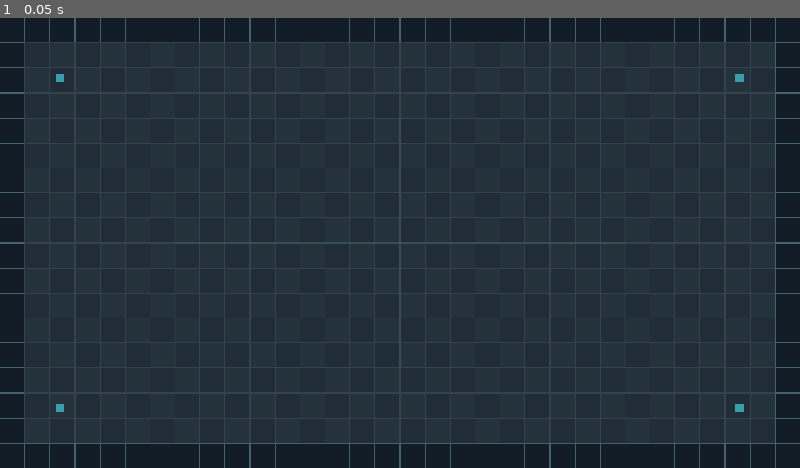
Above: before the commit, frame 1.
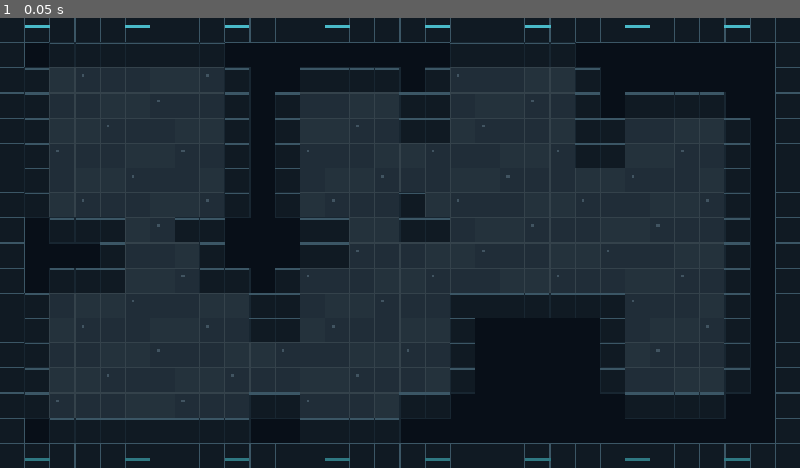
Above: after the commit, the same moment.

Repository: SyxTun9/Game_2D
Game: Godot game, scene res://scenes/map.tscn
Same seed, same stepped clock (60 frames per second), same inputs: the game is played once before the commit and once after it. This scene is started directly instead of the project's main scene.
Inputs:
- Up to frame 1 (0.05 s): no input

The runs differ from the first frame. In frame 1, 30% of the frame differs, in the area x 3-97%, y 1-99%.

Commit message:
implementing the BSP algorithm

Diff:
--- a/scenes/map.tscn
+++ b/scenes/map.tscn
@@ -1,6 +1,6 @@
 [gd_scene load_steps=4 format=3]
 
-[ext_resource type="Script" path="res://scripts/map_visuals.gd" id="1_map_visuals"]
+[ext_resource type="Script" path="res://scripts/map_generator.gd" id="1_map_generator"]
 
 [sub_resource type="RectangleShape2D" id="MapHorizontalWall"]
 size = Vector2(960, 30)
@@ -10,10 +10,7 @@
 
 [node name="Map" type="Node2D" groups=["gameplay_map"]]
 y_sort_enabled = true
-
-[node name="Ground" type="Node2D" parent="."]
-z_index = -2
-script = ExtResource("1_map_visuals")
+script = ExtResource("1_map_generator")
 
 [node name="PlayerSpawn" type="Marker2D" parent="."]
 position = Vector2(480, 270)
--- /dev/null
+++ b/scripts/map_generator.gd
@@ -0,0 +1,207 @@
+extends Node2D
+
+const GRID_WIDTH := 32
+const GRID_HEIGHT := 18
+const CELL_SIZE := 30
+const MAX_SPLIT_DEPTH := 3
+const START_REGION := Rect2i(1, 1, GRID_WIDTH - 2, GRID_HEIGHT - 2)
+
+const VOID_COLOR := Color("080f18")
+const FLOOR_A := Color("202d38")
+const FLOOR_B := Color("24323c")
+const FLOOR_EDGE := Color("34424b")
+const WALL_COLOR := Color("101a23")
+const WALL_TOP := Color("3b5665")
+const WALL_SIDE := Color("182631")
+const ACCENT := Color("49b9c8")
+
+var _rng := RandomNumberGenerator.new()
+var _grid: Array = []
+var _seed_value := 0
+
+@onready var player_spawn: Marker2D = $PlayerSpawn
+
+
+func _ready() -> void:
+	_rng.randomize()
+	_seed_value = _rng.randi()
+	_initialize_grid()
+	var bsp_root := _partition(START_REGION, 0)
+	var rooms := _carve_bsp(bsp_root)
+	if not rooms.is_empty():
+		player_spawn.position = _cell_center(_room_center(rooms[0]))
+	_build_wall_collisions()
+	queue_redraw()
+
+
+func _initialize_grid() -> void:
+	_grid.clear()
+	for y in range(GRID_HEIGHT):
+		var row: Array[bool] = []
+		for _x in range(GRID_WIDTH):
+			row.append(false)
+		_grid.append(row)
+
+
+func _partition(region: Rect2i, depth: int) -> Dictionary:
+	var node := {
+		"region": region,
+		"vertical": true,
+		"left": null,
+		"right": null
+	}
+	if depth >= MAX_SPLIT_DEPTH:
+		return node
+
+	var can_split_vertically := region.size.x >= 12
+	var can_split_horizontally := region.size.y >= 12
+	if not can_split_vertically and not can_split_horizontally:
+		return node
+
+	var split_vertically: bool
+	if can_split_vertically and can_split_horizontally:
+		if region.size.x > region.size.y * 1.2:
+			split_vertically = true
+		elif region.size.y > region.size.x * 1.2:
+			split_vertically = false
+		else:
+			split_vertically = _rng.randi_range(0, 1) == 0
+	else:
+		split_vertically = can_split_vertically
+
+	node["vertical"] = split_vertically
+	if split_vertically:
+		var split_at := _rng.randi_range(6, region.size.x - 6)
+		var left_region := Rect2i(region.position, Vector2i(split_at, region.size.y))
+		var right_region := Rect2i(Vector2i(region.position.x + split_at, region.position.y), Vector2i(region.size.x - split_at, region.size.y))
+		node["left"] = _partition(left_region, depth + 1)
+		node["right"] = _partition(right_region, depth + 1)
+	else:
+		var split_at := _rng.randi_range(6, region.size.y - 6)
+		var top_region := Rect2i(region.position, Vector2i(region.size.x, split_at))
+		var bottom_region := Rect2i(Vector2i(region.position.x, region.position.y + split_at), Vector2i(region.size.x, region.size.y - split_at))
+		node["left"] = _partition(top_region, depth + 1)
+		node["right"] = _partition(bottom_region, depth + 1)
+	return node
+
+
+func _carve_bsp(node: Dictionary) -> Array:
+	if node["left"] == null:
+		var room := _make_room(node["region"])
+		_carve_room(room)
+		return [room]
+
+	var left_rooms: Array = _carve_bsp(node["left"])
+	var right_rooms: Array = _carve_bsp(node["right"])
+	var room_a: Rect2i = left_rooms[_rng.randi_range(0, left_rooms.size() - 1)]
+	var room_b: Rect2i = right_rooms[_rng.randi_range(0, right_rooms.size() - 1)]
+	_connect_rooms(_room_center(room_a), _room_center(room_b), node["vertical"])
+	left_rooms.append_array(right_rooms)
+	return left_rooms
+
+
+func _make_room(region: Rect2i) -> Rect2i:
+	var max_width: int = region.size.x - 2
+	var max_height: int = region.size.y - 2
+	var room_width: int = _rng.randi_range(mini(4, max_width), max_width)
+	var room_height: int = _rng.randi_range(mini(4, max_height), max_height)
+	var room_x: int = region.position.x + _rng.randi_range(1, region.size.x - room_width - 1)
+	var room_y: int = region.position.y + _rng.randi_range(1, region.size.y - room_height - 1)
+	return Rect2i(room_x, room_y, room_width, room_height)
+
+
+func _carve_room(room: Rect2i) -> void:
+	for y in range(room.position.y, room.end.y):
+		for x in range(room.position.x, room.end.x):
+			_grid[y][x] = true
+
+
+func _connect_rooms(a: Vector2i, b: Vector2i, split_vertically: bool) -> void:
+	if split_vertically:
+		var middle_x := floori((a.x + b.x) * 0.5)
+		_carve_horizontal(a.y, a.x, middle_x)
+		_carve_vertical(middle_x, a.y, b.y)
+		_carve_horizontal(b.y, middle_x, b.x)
+	else:
+		var middle_y := floori((a.y + b.y) * 0.5)
+		_carve_vertical(a.x, a.y, middle_y)
+		_carve_horizontal(middle_y, a.x, b.x)
+		_carve_vertical(b.x, middle_y, b.y)
+
+
+func _carve_horizontal(y: int, from_x: int, to_x: int) -> void:
+	for x in range(mini(from_x, to_x), maxi(from_x, to_x) + 1):
+		_carve_corridor_cell(Vector2i(x, y))
+
+
+func _carve_vertical(x: int, from_y: int, to_y: int) -> void:
+	for y in range(mini(from_y, to_y), maxi(from_y, to_y) + 1):
+		_carve_corridor_cell(Vector2i(x, y))
+
+
+func _carve_corridor_cell(cell: Vector2i) -> void:
+	for y in range(cell.y, cell.y + 2):
+		for x in range(cell.x, cell.x + 2):
+			if x > 0 and x < GRID_WIDTH - 1 and y > 0 and y < GRID_HEIGHT - 1:
+				_grid[y][x] = true
+
+
+func _room_center(room: Rect2i) -> Vector2i:
+	return room.position + Vector2i(int(room.size.x / 2), int(room.size.y / 2))
+
+
+func _cell_center(cell: Vector2i) -> Vector2:
+	return Vector2((cell.x + 0.5) * CELL_SIZE, (cell.y + 0.5) * CELL_SIZE)
+
+
+func _build_wall_collisions() -> void:
+	var blockers := StaticBody2D.new()
+	blockers.name = "GeneratedWallCollisions"
+	blockers.collision_layer = 1
+	blockers.collision_mask = 1
+	for y in range(1, GRID_HEIGHT - 1):
+		var x := 1
+		while x < GRID_WIDTH - 1:
+			if _grid[y][x]:
+				x += 1
+				continue
+			var run_start := x
+			while x < GRID_WIDTH - 1 and not _grid[y][x]:
+				x += 1
+			var run_width := x - run_start
+			var shape_node := CollisionShape2D.new()
+			var shape := RectangleShape2D.new()
+			shape.size = Vector2(run_width * CELL_SIZE, CELL_SIZE)
+			shape_node.shape = shape
+			shape_node.position = Vector2((run_start + run_width * 0.5) * CELL_SIZE, (y + 0.5) * CELL_SIZE)
+			blockers.add_child(shape_node)
+	add_child(blockers)
+
+
+func _draw() -> void:
+	draw_rect(Rect2(0, 0, GRID_WIDTH * CELL_SIZE, GRID_HEIGHT * CELL_SIZE), VOID_COLOR)
+	for y in range(GRID_HEIGHT):
+		for x in range(GRID_WIDTH):
+			var cell_rect := Rect2(x * CELL_SIZE, y * CELL_SIZE, CELL_SIZE, CELL_SIZE)
+			if x == 0 or y == 0 or x == GRID_WIDTH - 1 or y == GRID_HEIGHT - 1:
+				draw_rect(cell_rect, WALL_COLOR)
+				draw_rect(cell_rect, WALL_TOP, false, 1.0)
+			elif _grid[y][x]:
+				var variation := posmod(x * 11 + y * 7 + _seed_value, 5)
+				var tile_color: Color = FLOOR_A if variation < 3 else FLOOR_B
+				draw_rect(cell_rect, tile_color)
+				draw_rect(cell_rect, FLOOR_EDGE, false, 1.0)
+				if variation == 0:
+					draw_rect(Rect2(x * CELL_SIZE + 8, y * CELL_SIZE + 8, 3, 3), Color("415461"))
+			elif _touches_floor(x, y):
+				draw_rect(cell_rect, WALL_COLOR)
+				draw_rect(cell_rect, WALL_SIDE, false, 1.0)
+				draw_line(Vector2(x * CELL_SIZE, y * CELL_SIZE + 1), Vector2((x + 1) * CELL_SIZE, y * CELL_SIZE + 1), WALL_TOP, 2.0)
+
+	for x in range(30, GRID_WIDTH * CELL_SIZE - 30, 120):
+		draw_rect(Rect2(x, 8, 30, 3), ACCENT)
+		draw_rect(Rect2(x, GRID_HEIGHT * CELL_SIZE - 11, 30, 3), ACCENT.darkened(0.35))
+
+
+func _touches_floor(x: int, y: int) -> bool:
+	return _grid[y - 1][x] or _grid[y + 1][x] or _grid[y][x - 1] or _grid[y][x + 1]
--- a/scripts/map_visuals.gd
+++ /dev/null
@@ -1,30 +0,0 @@
-extends Node2D
-
-const OUTSIDE := Color("080f18")
-const TILE_A := Color("202d38")
-const TILE_B := Color("24323c")
-const TILE_EDGE := Color("34424b")
-const HULL := Color("111c26")
-const ACCENT := Color("456170")
-const CYAN := Color("3b9cab")
-
-
-func _draw() -> void:
-	draw_rect(Rect2(0, 0, 960, 540), OUTSIDE)
-	for row in range(18):
-		for column in range(32):
-			var tile := Rect2(column * 30, row * 30, 30, 30)
-			if row == 0 or row == 17 or column == 0 or column == 31:
-				draw_rect(tile, HULL)
-				draw_rect(tile, ACCENT, false, 1.0)
-			else:
-				var tile_color: Color = TILE_A if (row + column) % 2 == 0 else TILE_B
-				draw_rect(tile, tile_color)
-				draw_rect(tile, TILE_EDGE, false, 1.0)
-
-	# Mark the open play area with subtle sector lines and corner beacons.
-	draw_rect(Rect2(210, 120, 540, 300), Color(0.16, 0.30, 0.36, 0.22), false, 2.0)
-	draw_line(Vector2(480, 120), Vector2(480, 420), Color(0.25, 0.43, 0.49, 0.25), 1.0)
-	draw_line(Vector2(210, 270), Vector2(750, 270), Color(0.25, 0.43, 0.49, 0.25), 1.0)
-	for beacon in [Vector2(72, 72), Vector2(888, 72), Vector2(72, 468), Vector2(888, 468)]:
-		draw_rect(Rect2(beacon - Vector2(5, 5), Vector2(10, 10)), CYAN)
Not shown, added: scripts/map_generator.gd.uid
Not shown, removed: scripts/map_visuals.gd.uid
